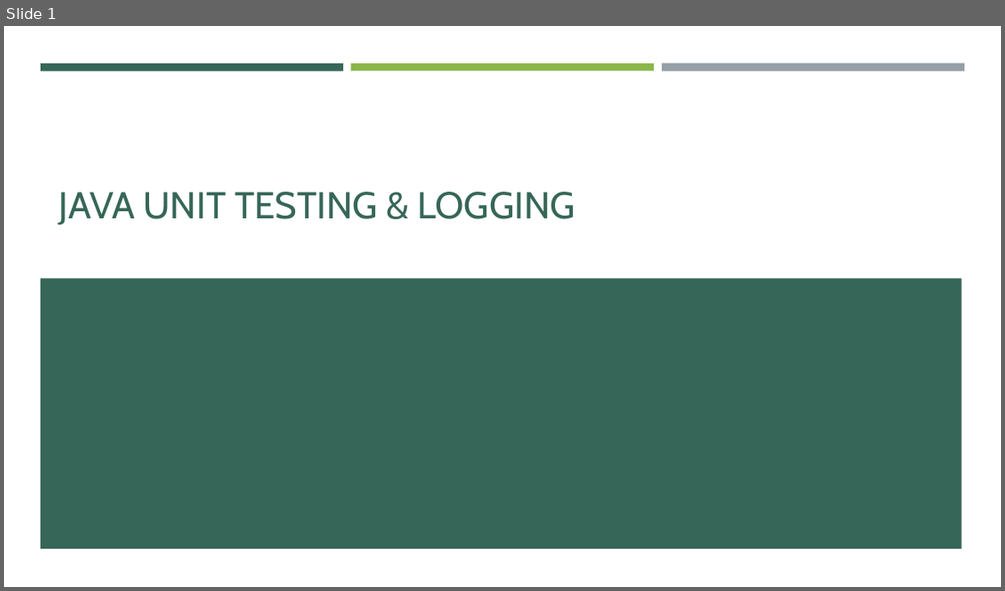
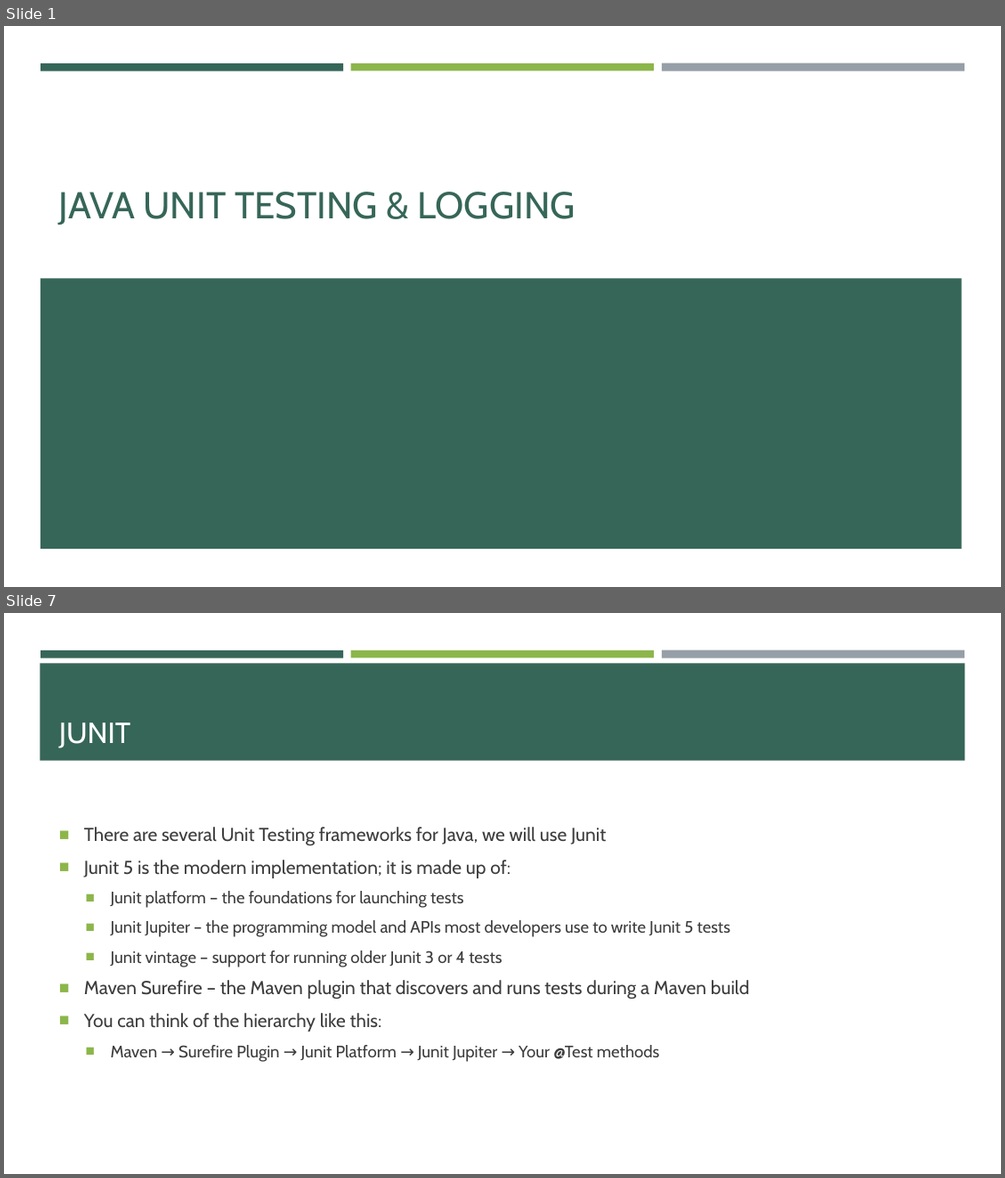
Before and after one commit to e-m-wilson/java-fs, a slide deck: Week_4/Unit_Testing_&_Logging.pptx. Shown one above the other, each under a label of ours: slide 1 before the commit, slides 1 and 7 after it; the slides between them are not shown. The pictures are 1005x591 and 1005x1178 pixels, drawn with LibreOffice and Linux fonts; fonts in the diff are those of the drawing. Boxes give left, top, right and bottom in pixels: in the first picture for what was removed or moved away, otherwise in the second. Text is boxed around its words. In the diff, an @@ line names an element or a change of style, - is before the commit and + after.

```diff
--- a/Week_4/Unit_Testing_&_Logging.pptx
+++ b/Week_4/Unit_Testing_&_Logging.pptx
@@ slide 7 added at [4, 613, 1001, 1174], background #FFFFFF; not listed: 3 template elements that a slide beside it also shows @@
@@ rectangle added at [40, 663, 965, 761], fill #366658 @@
@@ title added at [59, 722, 131, 748], 28 pt, text #FFFFFF @@
+JUNIT
@@ text added at [84, 827, 750, 1062], 16 pt, text #3D3D3D @@
+■ There are several Unit Testing frameworks for Java, we will use Junit
+■ Junit 5 is the modern implementation; it is made up of:
+  ■ Junit platform – the foundations for launching tests
+  ■ Junit Jupiter – the programming model and APIs most developers use to write Junit 5 tests
+  ■ Junit vintage – support for running older Junit 3 or 4 tests
+■ Maven Surefire – the Maven plugin that discovers and runs tests during a Maven build
+■ You can think of the hierarchy like this:
+  ■ Maven → Surefire Plugin → Junit Platform → Junit Jupiter → Your @Test methods
```
Also in this commit, not shown: 1 slide changed, 12 other slides added, 10 other files.
